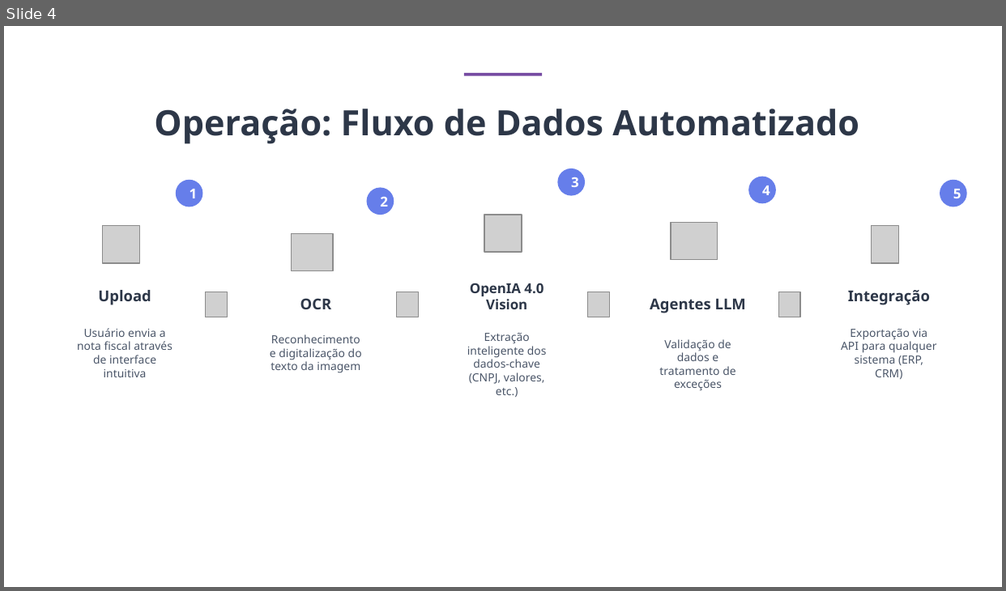
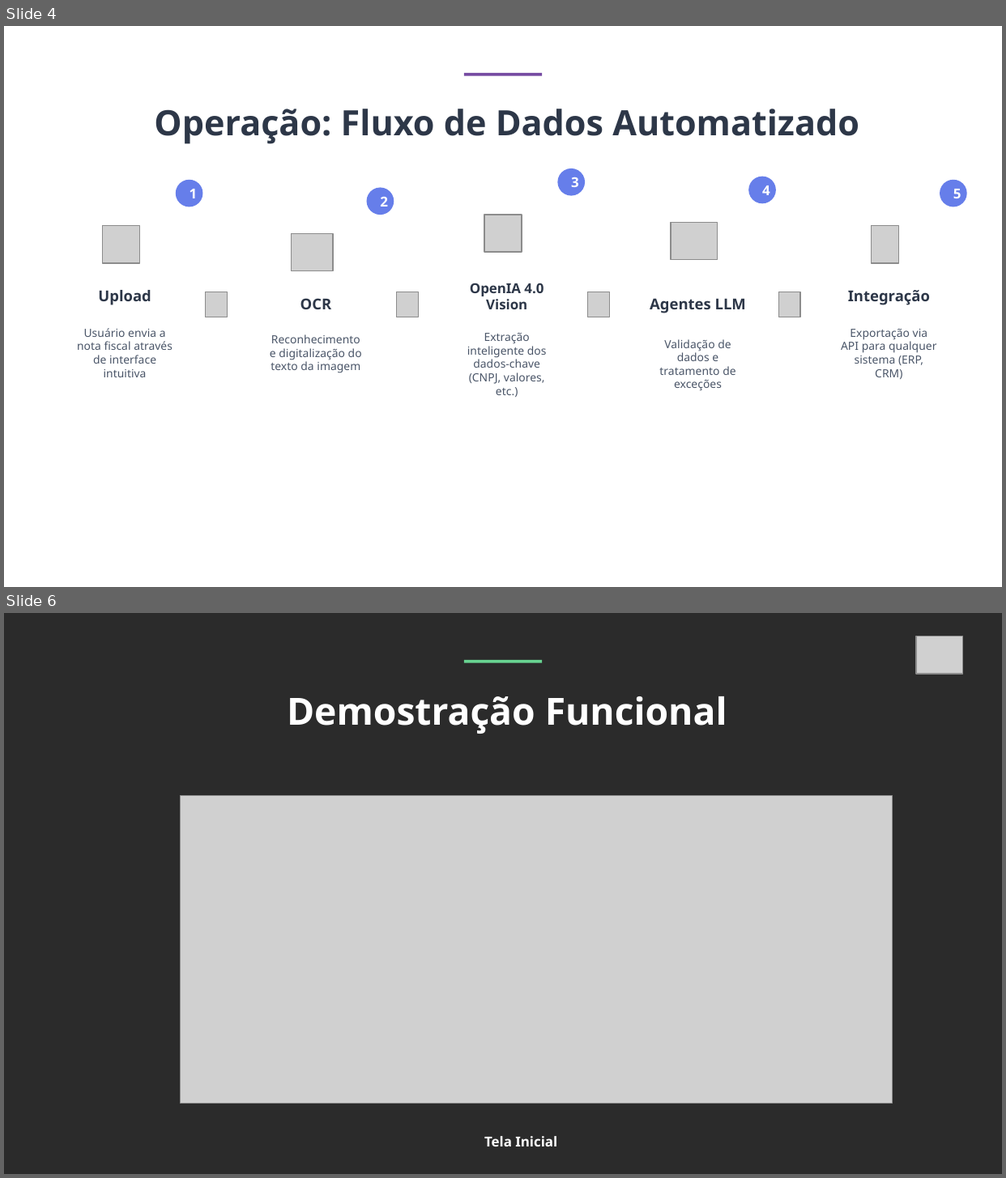
Before and after one commit to ge-i2a2-maverick/I2A2_Agentes_Inteligentes_Projeto_Final, a slide deck: Projeto Final -Artefatos/I2A2_Agentes_Inteligentes_Projeto_Final_ge-i2a2-maverick.pptx. Shown one above the other, each under a label of ours: slide 4 before the commit, slides 4 and 6 after it; the slides between them are not shown. The pictures are 1006x591 and 1006x1178 pixels, drawn with LibreOffice and Linux fonts; fonts in the diff are those of the drawing; grey boxes stand for pictures; background and template pictures are left out; a plain dark background stands for a picture behind light text. Boxes give left, top, right and bottom in pixels: in the first picture for what was removed or moved away, otherwise in the second. Text is boxed around its words. In the diff, an @@ line names an element or a change of style, - is before the commit and + after.

```diff
--- a/Projeto Final -Artefatos/I2A2_Agentes_Inteligentes_Projeto_Final_ge-i2a2-maverick.pptx
+++ b/Projeto Final -Artefatos/I2A2_Agentes_Inteligentes_Projeto_Final_ge-i2a2-maverick.pptx
@@ slide 6 added at box(4, 613, 1002, 1174), background picture (left out) @@
@@ picture added at box(916, 636, 963, 674) @@
@@ rectangle added at box(464, 660, 542, 663), fill #68D391 @@
@@ text added at box(287, 696, 727, 734), 27 pt, text #FFFFFF, bold @@
+Demostração Funcional
@@ picture added at box(181, 795, 892, 1103) @@
@@ text added at box(484, 1136, 557, 1147), 9.9 pt, text #FFFFFF, bold @@
+Tela Inicial
```
Also in this commit, not shown: 1 slide changed, 1 slide removed, 1 other file.
